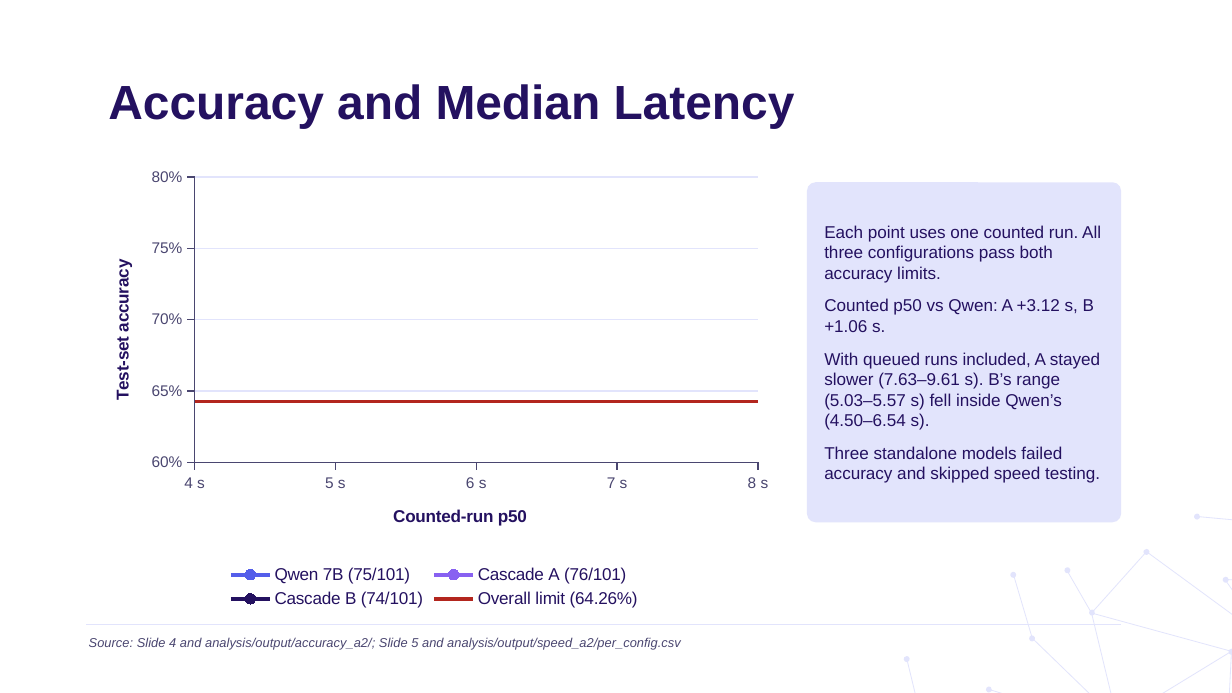
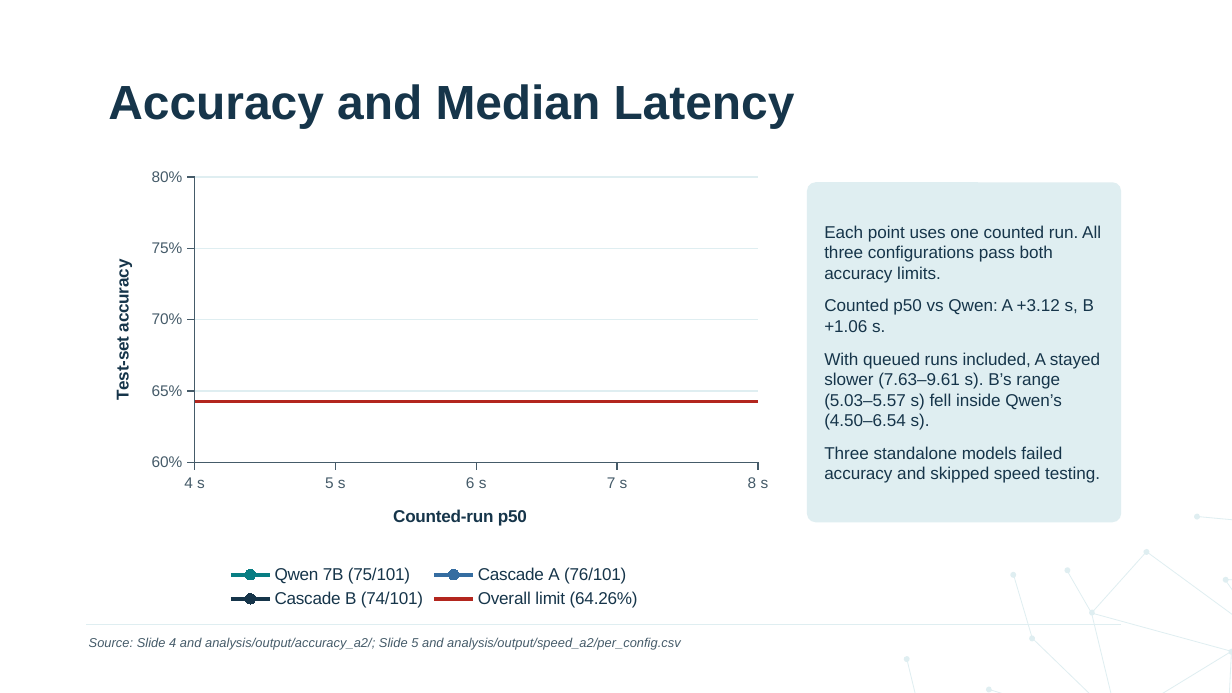
Before and after one commit to Fokku/ICT3113-PTO, a slide deck: slide 6 of slides/Group10_A2.pptx. Drawn at 1232x693 pixels with LibreOffice and Linux fonts; fonts in the diff are those of the drawing; background and template pictures are left out. Boxes give left, top, right and bottom in pixels: in the first picture for what was removed or moved away, otherwise in the second. Text is boxed around its words. In the diff, an @@ line names an element or a change of style, - is before the commit and + after.

```diff
--- a/slides/Group10_A2.pptx
+++ b/slides/Group10_A2.pptx
@@ title "Accuracy and Median Latency" at (x1=108, y1=84, x2=795, y2=128): text colour #241160 to #16354A @@
@@ scatter lines chart at (x1=86, y1=159, x2=782, y2=614) @@
@@ colour of Qwen 7B (75/101) #545EEA to #087E83 @@
@@ colour of Cascade A (76/101) #8861F1 to #356DA1 @@
@@ colour of Cascade B (74/101) #241160 to #16354A @@
@@ legend changed @@
@@ category axis changed @@
@@ value axis changed @@
@@ lettering changed @@
@@ rounded rectangle "Each point uses one counted ..." at (x1=807, y1=182, x2=1121, y2=522): text colour #241160 to #16354A; fill #E2E4FC to #DFEEF1 @@
@@ text "Source: Slide 4 and analysis/output/accuracy_a2/; ..." at (x1=89, y1=637, x2=680, y2=650): text colour #4A4670 to #455B69 @@
```
Also in this commit, not shown: 7 other slides changed.
